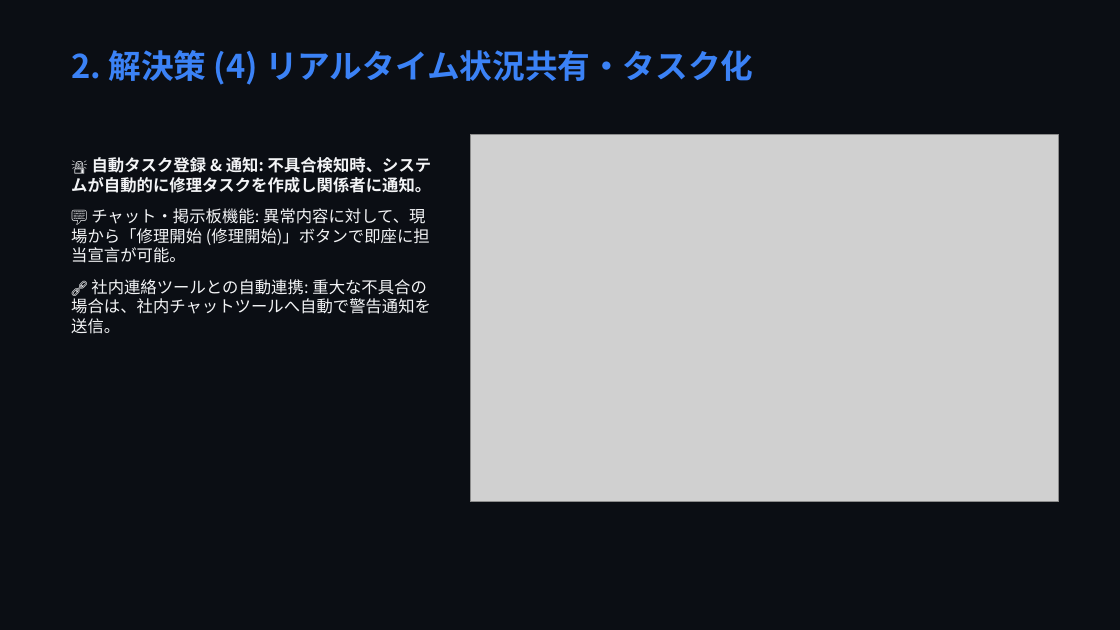
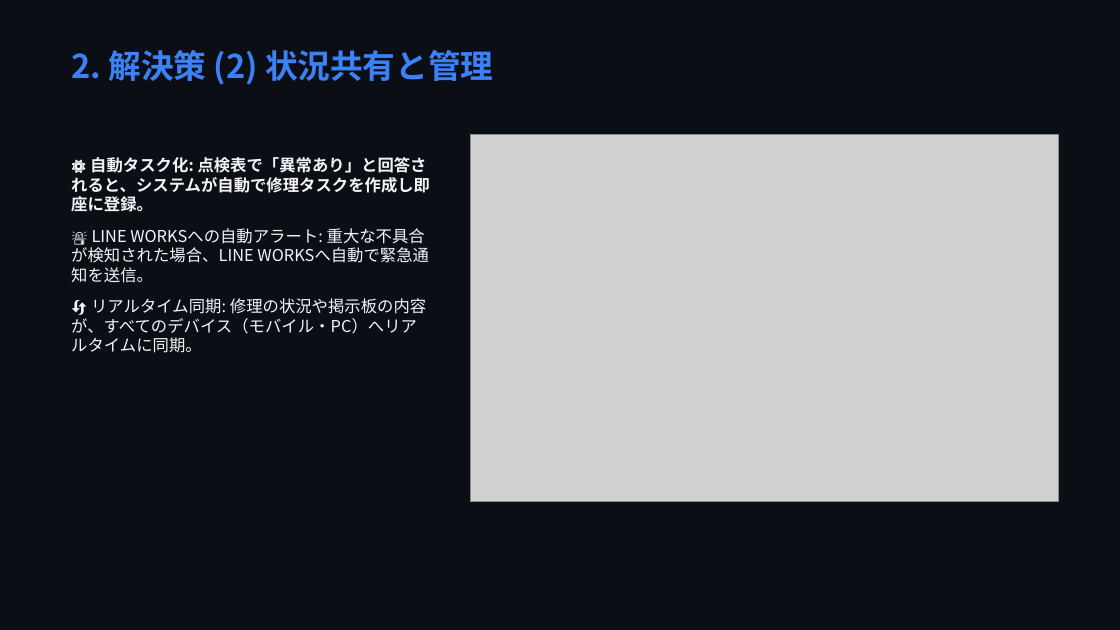
Before and after one commit to markjosephdsgatdula-dotcom/seibi-app-presentation, a slide deck: slide 5 of seibi_presentation.pptx (slide 6 before the commit). Drawn at 1120x630 pixels with LibreOffice and Linux fonts; fonts in the diff are those of the drawing; grey boxes stand for pictures. Boxes give left, top, right and bottom in pixels: in the first picture for what was removed or moved away, otherwise in the second. Text is boxed around its words. In the diff, an @@ line names an element or a change of style, - is before the commit and + after.

```diff
--- a/seibi_presentation.pptx
+++ b/seibi_presentation.pptx
@@ text at bbox=[71, 50, 493, 85]: text changed @@
-2. 解決策 (4) リアルタイム状況共有・タスク化
+2. 解決策 (2) 状況共有と管理
@@ text at bbox=[71, 157, 430, 353]: text changed @@
-🚨 自動タスク登録 & 通知: 不具合検知時、システムが自動的に修理タスクを作成し関係者に通知。
-💬 チャット・掲示板機能: 異常内容に対して、現場から「修理開始 (修理開始)」ボタンで即座に担当宣言が可能。
-🔗 社内連絡ツールとの自動連携: 重大な不具合の場合は、社内チャットツールへ自動で警告通知を送信。
+⚙️ 自動タスク化: 点検表で「異常あり」と回答されると、システムが自動で修理タスクを作成し即座に登録。
+🚨 LINE WORKSへの自動アラート: 重大な不具合が検知された場合、LINE WORKSへ自動で緊急通知を送信。
+🔄 リアルタイム同期: 修理の状況や掲示板の内容が、すべてのデバイス（モバイル・PC）へリアルタイムに同期。
```
Also in this commit, not shown: 7 other slides changed, 13 other files.
